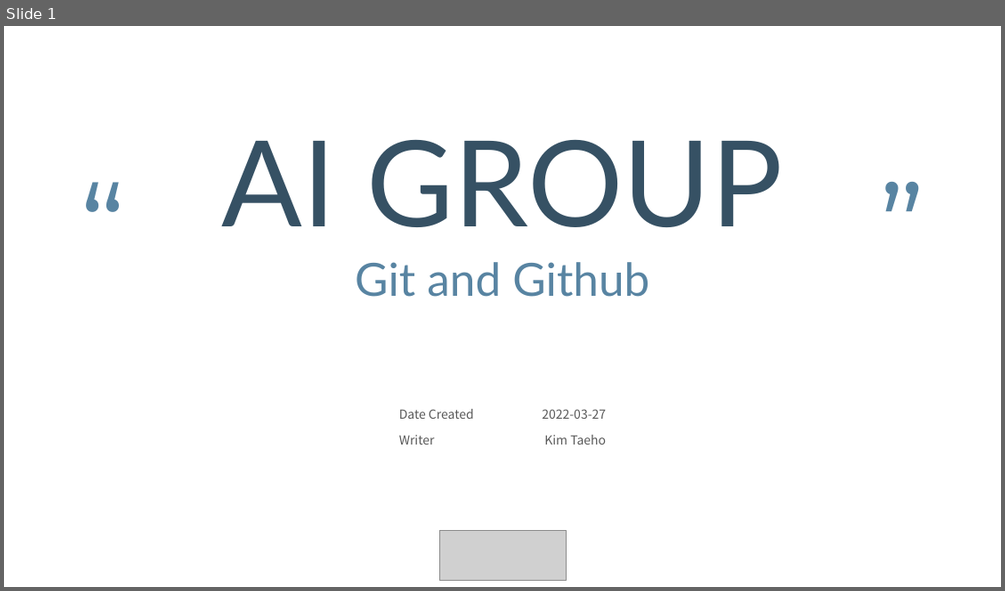
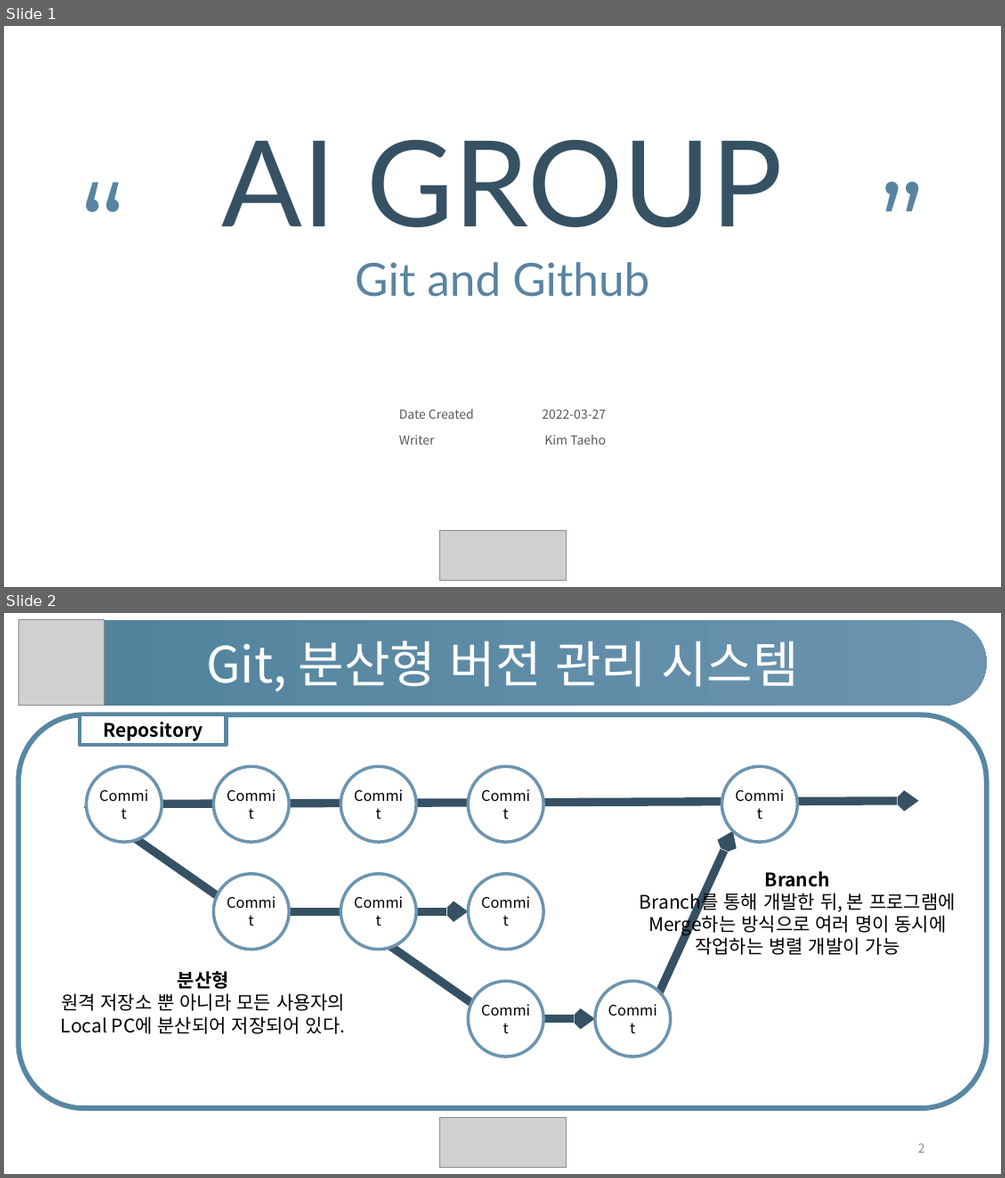
Before and after one commit to 2022-Semtle/AI, a slide deck: slide/public/20220327-Git-and-Github.pptx. Shown one above the other, each under a label of ours: slide 1 before the commit, slides 1 and 2 after it. The pictures are 1005x591 and 1005x1178 pixels, drawn with LibreOffice and Linux fonts; fonts in the diff are those of the drawing; grey boxes stand for pictures. Boxes give left, top, right and bottom in pixels: in the first picture for what was removed or moved away, otherwise in the second. Text is boxed around its words. In the diff, an @@ line names an element or a change of style, - is before the commit and + after.

```diff
--- a/slide/public/20220327-Git-and-Github.pptx
+++ b/slide/public/20220327-Git-and-Github.pptx
@@ slide 2 added at (4, 613, 1001, 1174), background #FFFFFF @@
@@ rounded rectangle added at (18, 620, 987, 705), fill gradient #50829B to #6C94B0, 48 pt, text #FFFFFF @@
+Git, 분산형 버전 관리 시스템
@@ picture added at (18, 620, 104, 705) @@
@@ rounded rectangle added at (18, 714, 987, 1108), outline #5887A1 5 pt @@
@@ rectangle added at (80, 714, 226, 745), fill #FFFFFF, outline #5887A1 3.75 pt, 18 pt, text #000000, bold @@
+Repository
@@ group added at (86, 766, 919, 1056): 10 ellipses, 6 arrows @@
+Commit
+Commit
+Commit
+Commit
+Commit
+Commit
+Commit
+Commit
+Commit
+Commit
@@ text added at (639, 871, 955, 955), 18 pt, text #000000 @@
+Branch
+Branch를 통해 개발한 뒤, 본 프로그램에 Merge하는 방식으로 여러 명이 동시에 작업하는 병렬 개발이 가능
@@ text added at (61, 971, 345, 1034), 18 pt, text #000000 @@
+분산형
+원격 저장소 뿐 아니라 모든 사용자의 Local PC에 분산되어 저장되어 있다.
@@ picture added at (439, 1118, 566, 1167) @@
@@ page number added at (918, 1143, 925, 1152), 12 pt, text #8C8C8C @@
+2
```
Also in this commit, not shown: 17 other slides added, 1 slide removed.
